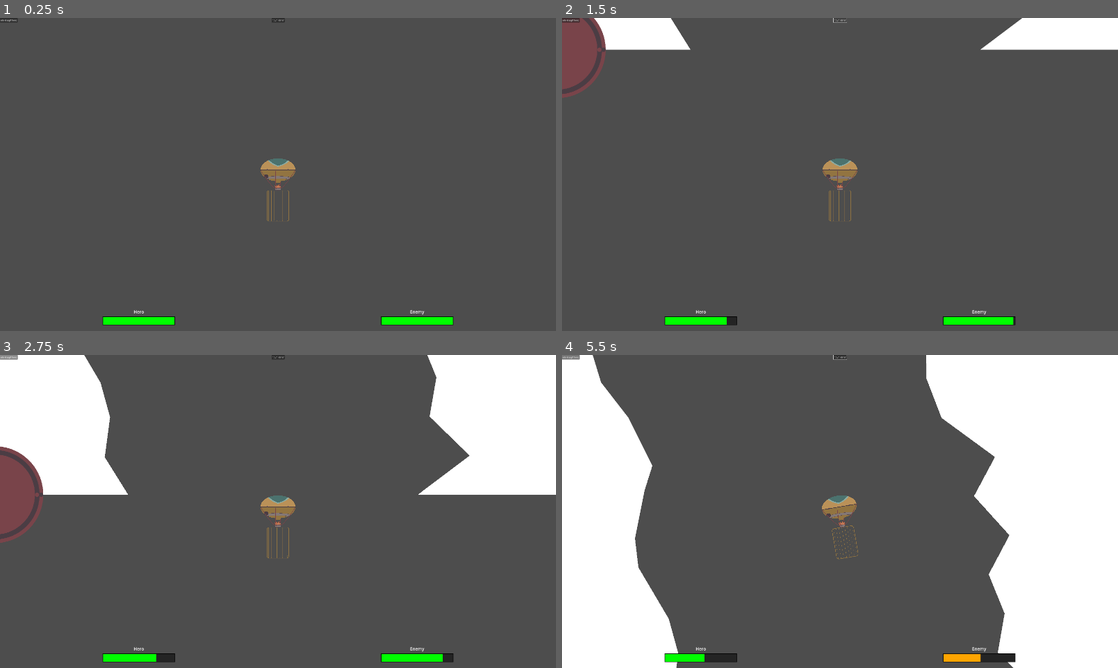
Above: before the commit, frames 1-4 (two rows, left to right).
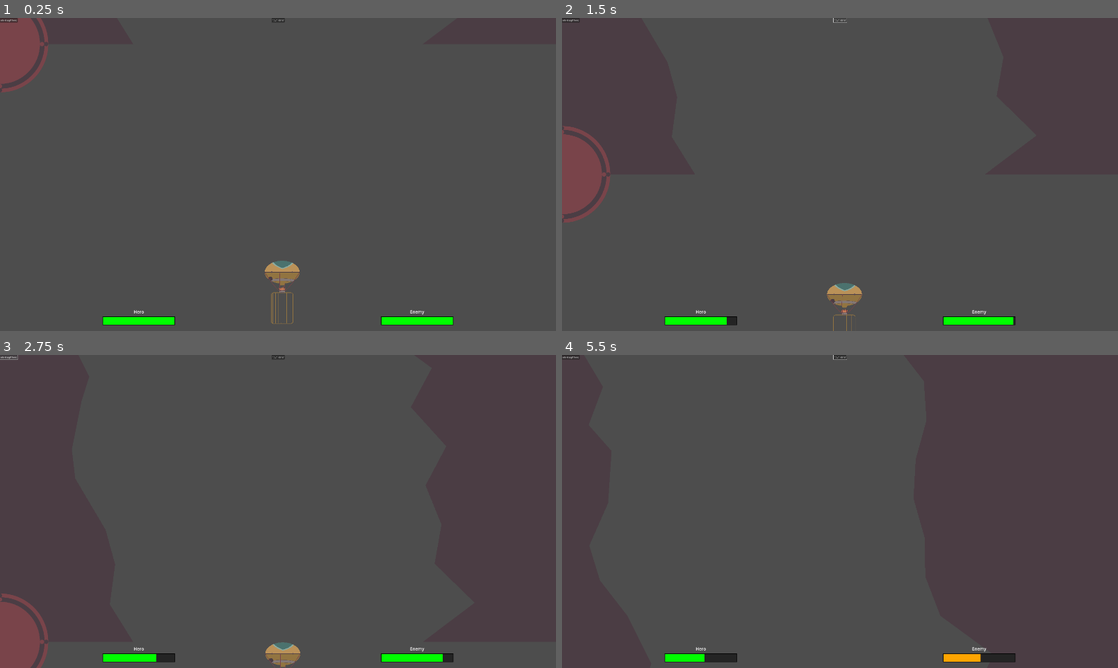
Above: after the commit, the same moments.

Repository: panorb/ludum-dare-53
Game: Godot game, scene res://world.tscn
The game is run twice, just before and just after one commit, with the same random seed, the same clock (stepped at 60 frames per second) and the same inputs.
Inputs (mouse positions are in pixels of both pictures, inside the frame that each line leads up to):
- Up to frame 1 (0.25 s): no input
- Up to frame 2 (1.5 s): click "ein knopf hero" at 0.5 s; click "novh einer" at 1.25 s
- Up to frame 3 (2.75 s): click "ein knopf hero" at 2 s
- Up to frame 4 (5.5 s): click "novh einer" at 2.75 s; click "ein knopf hero" at 3.5 s; click "novh einer" at 4.25 s; tap Enter (ui_accept) at 5, 5.27 s; move the mouse to (962, 495) at 5.02 s; press the mouse at (962, 495) at 5.03 s

The runs differ from the first frame. In frame 1, 2.3% of the frame differs, in the area x 0-54%, y 0-98%; in frame 2, 7.5%; in frame 3, 21%; in frame 4, 40%, in the area x 0-100%, y 0-100%.

Commit message:
Change wall color

Diff:
--- a/godot/autoloads/globals.gd
+++ b/godot/autoloads/globals.gd
@@ -13,5 +13,3 @@
 const CAVE_SYM_VAR = 100
 const CAVE_ASYM_VAR = 300
 const CAVE_HORIZONTAL_VAR = 60
-
-var player_name = "Rudolph"
--- a/godot/game/balloon/balloon.tscn
+++ b/godot/game/balloon/balloon.tscn
@@ -26,8 +26,6 @@
 [node name="Center" type="Marker2D" parent="Cage"]
 z_index = -1
 position = Vector2(0, 540)
-
-[node name="Camera2D" type="Camera2D" parent="Cage"]
 
 [node name="Fire" type="Sprite2D" parent="."]
 texture = ExtResource("3_ugihq")
--- a/godot/game/cave_segment/cave_segment.tscn
+++ b/godot/game/cave_segment/cave_segment.tscn
@@ -6,8 +6,11 @@
 script = ExtResource("1_xxwvy")
 
 [node name="SegmentLeft" type="Polygon2D" parent="."]
+color = Color(0.294118, 0.239216, 0.266667, 1)
 
 [node name="SegmentRight" type="Polygon2D" parent="."]
+color = Color(0.294118, 0.239216, 0.266667, 1)
+antialiased = true
 
 [node name="CollisionSegmentLeft" type="CollisionPolygon2D" parent="."]
 
--- /dev/null
+++ b/godot/game/cave_segment/gradient.tres
@@ -0,0 +1,6 @@
+[gd_resource type="Gradient" format=3 uid="uid://dn56xa5g61u6k"]
+
+[resource]
+interpolation_mode = 2
+offsets = PackedFloat32Array(0.108108, 0.405405, 0.984985)
+colors = PackedColorArray(0.294118, 0.239216, 0.266667, 1, 0.341176, 0.282353, 0.321569, 1, 0.517647, 0.470588, 0.458824, 1)
Not shown: 1 places in godot/game/game.tscn that only renumber resources
